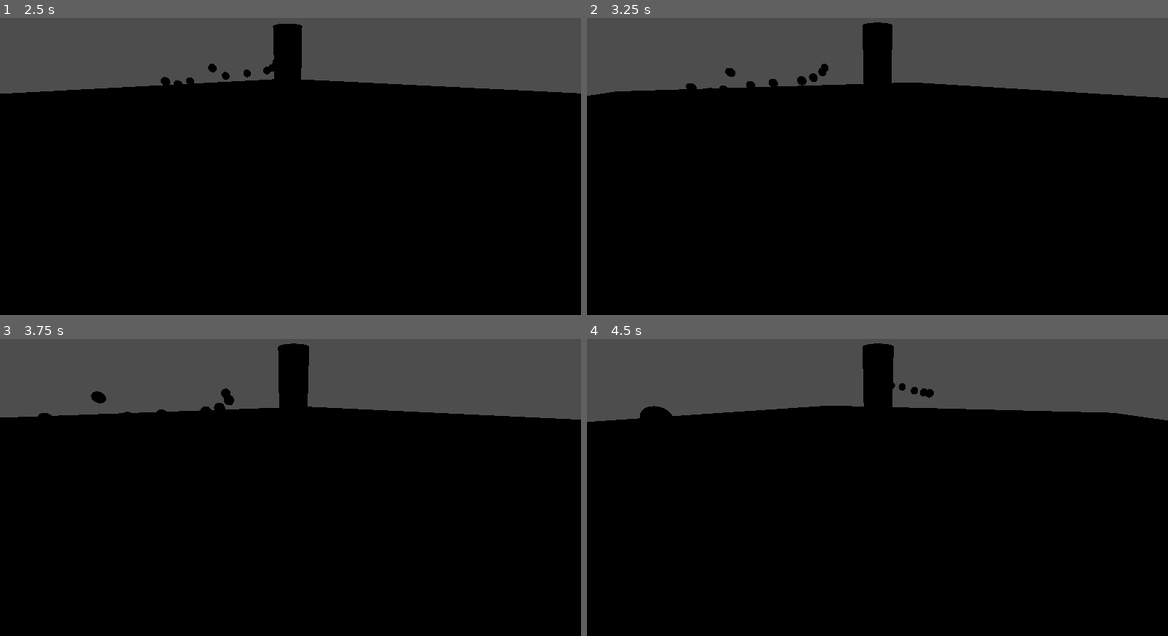
Above: before the commit, frames 1-4 (two rows, left to right).
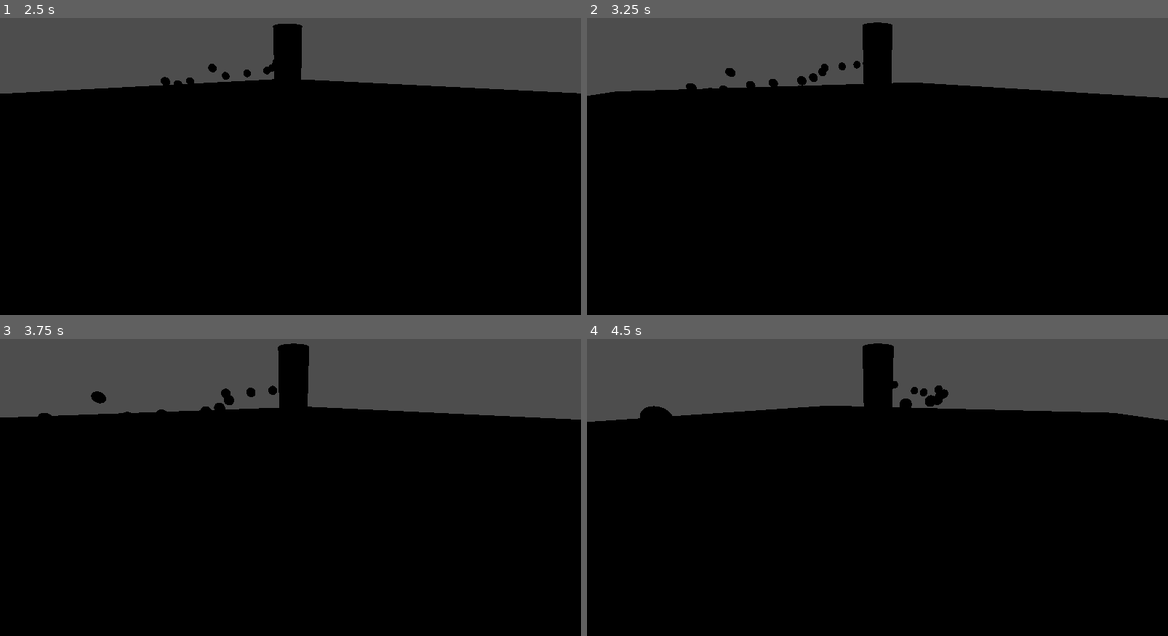
Above: after the commit, the same moments.

Repository: uunotap/GameJamArenaUTU
Game: Godot game, scene res://scenes/levels/test_level.tscn
The game is run twice, just before and just after one commit, with the same random seed, the same clock (stepped at 60 frames per second) and the same inputs.
Inputs:
- Up to frame 1 (2.5 s): tap Enter (ui_accept) at 0.5, 0.77, 1.52 s; hold E (dash_right) 0.53-1.28 s; hold Down (ui_down) 1.28-2.03 s; hold E (dash_right) from 2.03 s (still down)
- Up to frame 2 (3.25 s): release E (dash_right) at 2.78 s; hold Up (ui_up) from 2.78 s (still down); tap Enter (ui_accept) at 3.02 s
- Up to frame 3 (3.75 s): release Up (ui_up) at 3.53 s; hold Q (dash_left) from 3.53 s (still down)
- Up to frame 4 (4.5 s): keep holding Q (dash_left); tap Enter (ui_accept) at 3.77 s

Frame 1 is identical in both runs. In frame 2, less than 0.1% of the frame differs, in the area x 43-48%, y 14-18%; in frame 3, less than 0.1%; in frame 4, 0.3%, in the area x 52-63%, y 14-24%.

Commit message:
Prepwork+++

Diff:
--- /dev/null
+++ b/entities/bossKreatura/attacks/expanding_attack.gd
@@ -0,0 +1,8 @@
+extends Area3D
+
+## wave attack thingies?
+
+func _process(delta: float):
+	pass
+func hit_target(body):
+	pass
--- /dev/null
+++ b/entities/bossKreatura/attacks/expanding_attack.tscn
@@ -0,0 +1,13 @@
+[gd_scene format=3 uid="uid://bd73kbq4daw0d"]
+
+[ext_resource type="Script" uid="uid://bhx0rrree3ftt" path="res://entities/bossKreatura/attacks/expanding_attack.gd" id="1_616h7"]
+
+[sub_resource type="SphereShape3D" id="SphereShape3D_oi0t7"]
+
+[node name="ExpandingAttack" type="Area3D" unique_id=1804874455]
+collision_layer = 0
+collision_mask = 8
+script = ExtResource("1_616h7")
+
+[node name="CollisionShape3D" type="CollisionShape3D" parent="." unique_id=1420874483]
+shape = SubResource("SphereShape3D_oi0t7")
--- a/entities/bossKreatura/attacks/ground rise attack.tscn
+++ b/entities/bossKreatura/attacks/ground rise attack.tscn
@@ -7,6 +7,8 @@
 [sub_resource type="BoxShape3D" id="BoxShape3D_7gaax"]
 
 [node name="GroundRiseAttack" type="Area3D" unique_id=1297553710]
+collision_layer = 0
+collision_mask = 8
 script = ExtResource("1_ddhlw")
 
 [node name="MeshInstance3D" type="MeshInstance3D" parent="." unique_id=794210611]
@@ -15,3 +17,5 @@
 
 [node name="CollisionShape3D" type="CollisionShape3D" parent="." unique_id=833614630]
 shape = SubResource("BoxShape3D_7gaax")
+
+[connection signal="body_entered" from="." to="." method="_on_body_entered"]
--- /dev/null
+++ b/entities/bossKreatura/attacks/sweep_attack.gd
@@ -0,0 +1,15 @@
+extends Area3D
+
+
+# Called when the node enters the scene tree for the first time.
+func _ready() -> void:
+	pass # Replace with function body.
+
+
+# Called every frame. 'delta' is the elapsed time since the previous frame.
+func _process(delta: float) -> void:
+	pass
+
+
+func _on_body_entered(body: Node3D) -> void:
+	pass # Replace with function body.
--- /dev/null
+++ b/entities/bossKreatura/attacks/sweep_attack.tscn
@@ -0,0 +1,21 @@
+[gd_scene format=3 uid="uid://bon7vka8xtx1f"]
+
+[ext_resource type="Script" uid="uid://qoee2jl0ofdg" path="res://entities/bossKreatura/attacks/sweep_attack.gd" id="1_sw4jy"]
+
+[sub_resource type="CylinderShape3D" id="CylinderShape3D_8qri3"]
+
+[sub_resource type="CylinderMesh" id="CylinderMesh_sw4jy"]
+
+[node name="SweepAttack" type="Area3D" unique_id=619100421]
+transform = Transform3D(-4.371139e-08, -1, 0, 1, -4.371139e-08, 0, 0, 0, 1, 0, 0, 0)
+collision_layer = 0
+collision_mask = 8
+script = ExtResource("1_sw4jy")
+
+[node name="CollisionShape3D" type="CollisionShape3D" parent="." unique_id=1759532476]
+shape = SubResource("CylinderShape3D_8qri3")
+
+[node name="MeshInstance3D" type="MeshInstance3D" parent="." unique_id=974502414]
+mesh = SubResource("CylinderMesh_sw4jy")
+
+[connection signal="body_entered" from="." to="." method="_on_body_entered"]
--- a/entities/bossKreatura/attacks/waterball.tscn
+++ b/entities/bossKreatura/attacks/waterball.tscn
@@ -12,7 +12,7 @@
 
 [node name="waterball" type="RigidBody3D" unique_id=1719670683]
 collision_layer = 0
-collision_mask = 2
+collision_mask = 8
 gravity_scale = 0.0
 contact_monitor = true
 max_contacts_reported = 1
--- a/entities/bossKreatura/boss.gd
+++ b/entities/bossKreatura/boss.gd
@@ -1,21 +1,31 @@
-extends Node3D
+extends CharacterBody3D
 const waterball = preload("res://entities/bossKreatura/attacks/waterball.tscn")
 const rising_attack = preload("res://entities/bossKreatura/attacks/ground rise attack.tscn")
 @export var player:Player
 
 
-var hp:int = 20
+enum attState {BASIC, ALT, SWEEP}
+var stateAtt:attState = attState.BASIC
+var increment:int = 0
 
 
-enum attState {BASIC, ALT, SWEEP}
 
-var stateAtt:attState = attState.BASIC
+var hp:int = 20: set = set_hp
+func set_hp(new_hp:int)-> void:
+	hp=new_hp
+	if hp <=4:
+		invulnerability=true
+		stateBoss=phaseState.PHASE3
+	elif hp <=12:
+		invulnerability=true
+		stateBoss=phaseState.PHASE2
+
+var invulnerability = false #??
 
 enum phaseState {PHASE1,PHASE2, PHASE3}
 var stateBoss:phaseState = phaseState.PHASE1: set = set_state
-var increment:int = 0
-
 func set_state(new_state: phaseState) -> void:
+	invulnerability=false
 	stateBoss=new_state
 	increment=0
 
@@ -43,15 +53,14 @@
 
 
 
-var amount_att:int=10
+var amount_att:int=0
 var attacks:int=0
-var repeated=false
 var step = 0
 
 func phase1logic():
 	if attacks >= amount_att:
 		attacks=0
-		step+=1
+		print("attack step", step)
 		if step == 1 :
 			stateAtt=attState.ALT
 			amount_att=5
@@ -63,12 +72,12 @@
 			amount_att=1
 		else:
 			step=0
-
+		step+=1
 
 
 	if increment%2 ==0:
 		attacks += 1
-		print(attacks)
+
 		if stateAtt==attState.BASIC:
 			if increment%3 ==0:
 				var rand_off=Vector3(randi_range(-8,8),randi_range(-2,2),randi_range(-8,8))
@@ -87,3 +96,7 @@
 func _on_basic_attack_timeout() -> void:
 	if stateBoss==phaseState.PHASE1:
 		phase1logic()
+	elif stateBoss==phaseState.PHASE2:
+		pass
+	elif stateBoss==phaseState.PHASE3:
+		pass
--- a/entities/bossKreatura/boss.tscn
+++ b/entities/bossKreatura/boss.tscn
@@ -4,7 +4,9 @@
 
 [sub_resource type="CylinderMesh" id="CylinderMesh_3cd5j"]
 
-[node name="Boss" type="Node3D" unique_id=754335715]
+[sub_resource type="CylinderShape3D" id="CylinderShape3D_ykiqu"]
+
+[node name="Boss" type="CharacterBody3D" unique_id=1434885039]
 script = ExtResource("1_ykiqu")
 
 [node name="tempMesh" type="MeshInstance3D" parent="." unique_id=2042920999]
@@ -14,4 +16,7 @@
 [node name="basic attack" type="Timer" parent="." unique_id=1984278929]
 wait_time = 0.1
 
+[node name="CollisionShape3D" type="CollisionShape3D" parent="." unique_id=200904136]
+shape = SubResource("CylinderShape3D_ykiqu")
+
 [connection signal="timeout" from="basic attack" to="." method="_on_basic_attack_timeout"]
--- a/entities/player/character_body_3d.gd
+++ b/entities/player/player.gd
@@ -29,6 +29,7 @@
 		hp=amount
 		if hp<=0:
 			hp=0
+			print("PLAYER IS DEAD!")
 			#LOSING STATE HERE
 
 	emit_signal("health_changed", old, hp)
--- a/entities/player/player.tscn
+++ b/entities/player/player.tscn
@@ -1,6 +1,6 @@
 [gd_scene format=3 uid="uid://deg8fps4p533t"]
 
-[ext_resource type="Script" uid="uid://o3rwvgy5g0e4" path="res://entities/player/character_body_3d.gd" id="1_symyc"]
+[ext_resource type="Script" uid="uid://o3rwvgy5g0e4" path="res://entities/player/player.gd" id="1_symyc"]
 [ext_resource type="PackedScene" uid="uid://di38aq7tdk5nn" path="res://entities/interface.tscn" id="2_abrql"]
 
 [sub_resource type="BoxMesh" id="BoxMesh_abrql"]
@@ -8,7 +8,7 @@
 [sub_resource type="BoxShape3D" id="BoxShape3D_sglur"]
 
 [node name="player" type="CharacterBody3D" unique_id=964518628]
-collision_layer = 6
+collision_layer = 9
 script = ExtResource("1_symyc")
 
 [node name="modelPlaceHolder" type="MeshInstance3D" parent="." unique_id=1818880082]
--- a/project.godot
+++ b/project.godot
@@ -71,7 +71,8 @@
 
 [layer_names]
 
-3d_physics/layer_2="damage"
+3d_physics/layer_3="Boss"
+3d_physics/layer_4="Player"
 
 [physics]
 
Not shown, added: assets/audio/TerrisGameJam.ogg.import
Not shown, added: entities/bossKreatura/attacks/expanding_attack.gd.uid
Not shown, added: entities/bossKreatura/attacks/sweep_attack.gd.uid
Renamed: entities/player/character_body_3d.gd.uid -> entities/player/player.gd.uid
